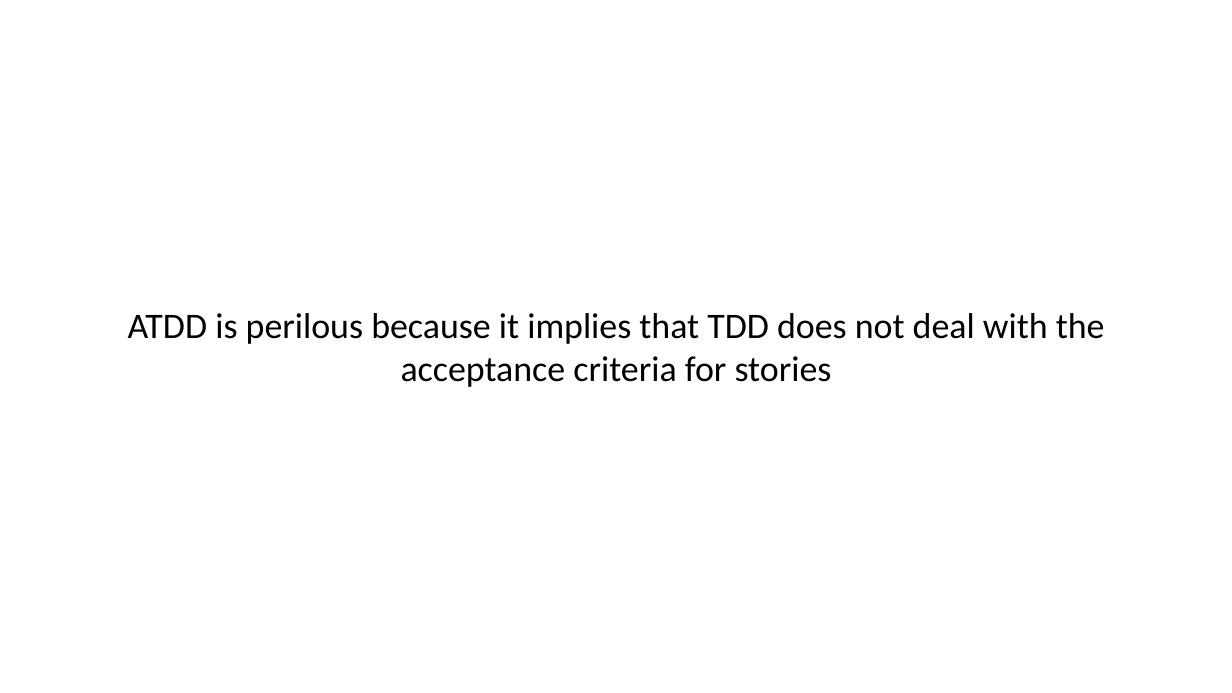
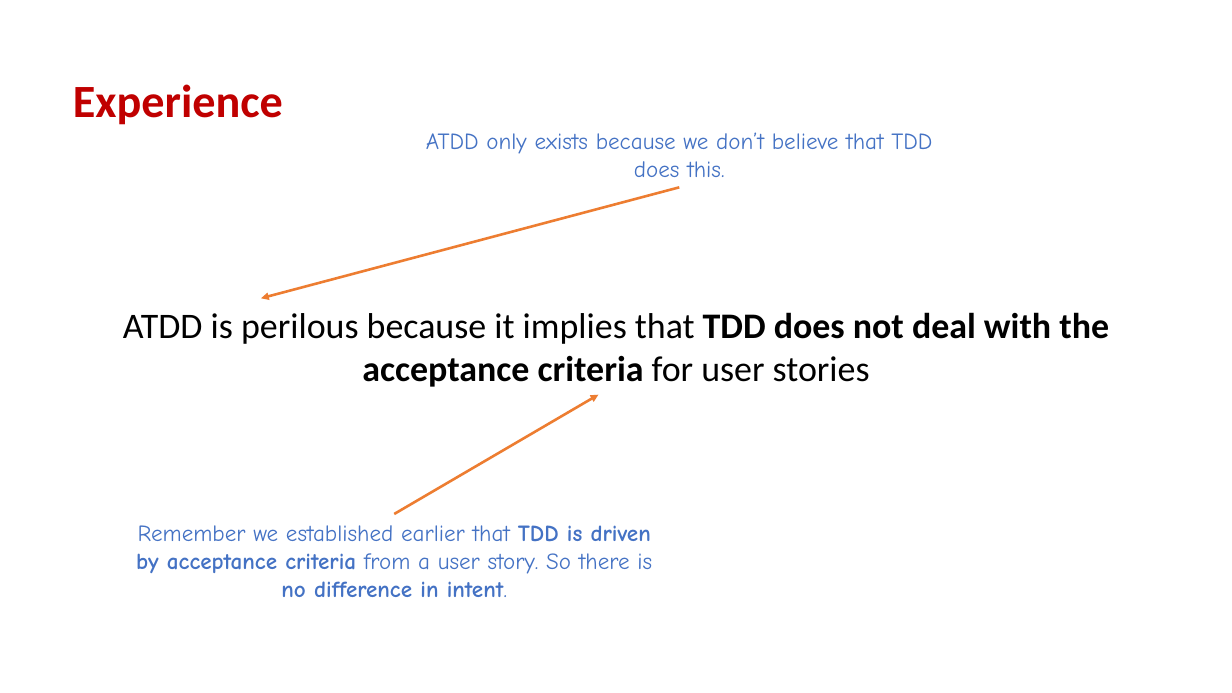
Before and after one commit to iancooper/Presentations, a slide deck: slide 32 of Kent Beck Style TDD - Seven Years After.pptx (slide 27 before the commit). Drawn at 1232x693 pixels with LibreOffice and Linux fonts; fonts in the diff are those of the drawing. Boxes give left, top, right and bottom in pixels: in the first picture for what was removed or moved away, otherwise in the second. Text is boxed around its words. In the diff, an @@ line names an element or a change of style, - is before the commit and + after.

```diff
--- a/Kent Beck Style TDD - Seven Years After.pptx
+++ b/Kent Beck Style TDD - Seven Years After.pptx
@@ text added at [73,84,283,125], 36 pt, text #C00000, bold @@
+Experience
@@ text added at [426,132,932,177], 18 pt, text #4472C4 @@
+ATDD only exists because we don’t believe that TDD does this.
@@ arrow added from (679, 188) to (262, 299), #ED7D31 2 pt @@
@@ text at [123,312,1109,387]: text changed @@
-ATDD is perilous because it implies that TDD does not deal with the acceptance criteria for stories
+ATDD is perilous because it implies that TDD does not deal with the acceptance criteria for user stories
@@ arrow added from (395, 514) to (599, 395), #ED7D31 2 pt @@
@@ text added at [136,525,652,597], 18 pt, text #4472C4 @@
+Remember we established earlier that TDD is driven by acceptance criteria from a user story. So there is no difference in intent.
```
Also in this commit, not shown: 32 other slides changed, 17 slides added, 27 slides removed.
